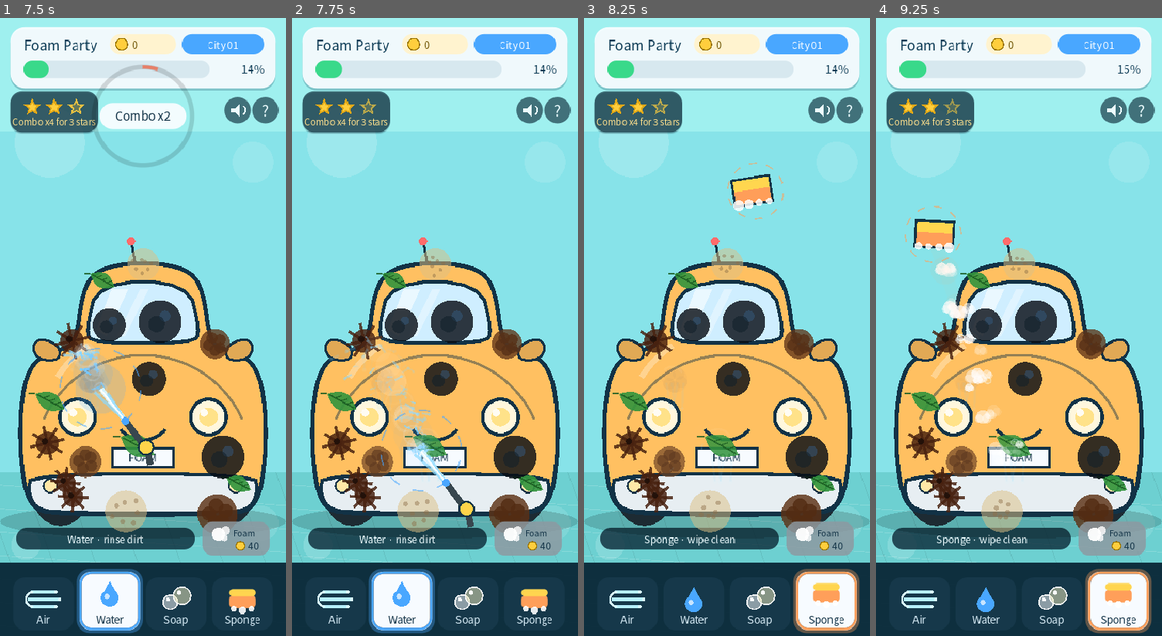
Above: before the commit, frames 1-4 (left to right).
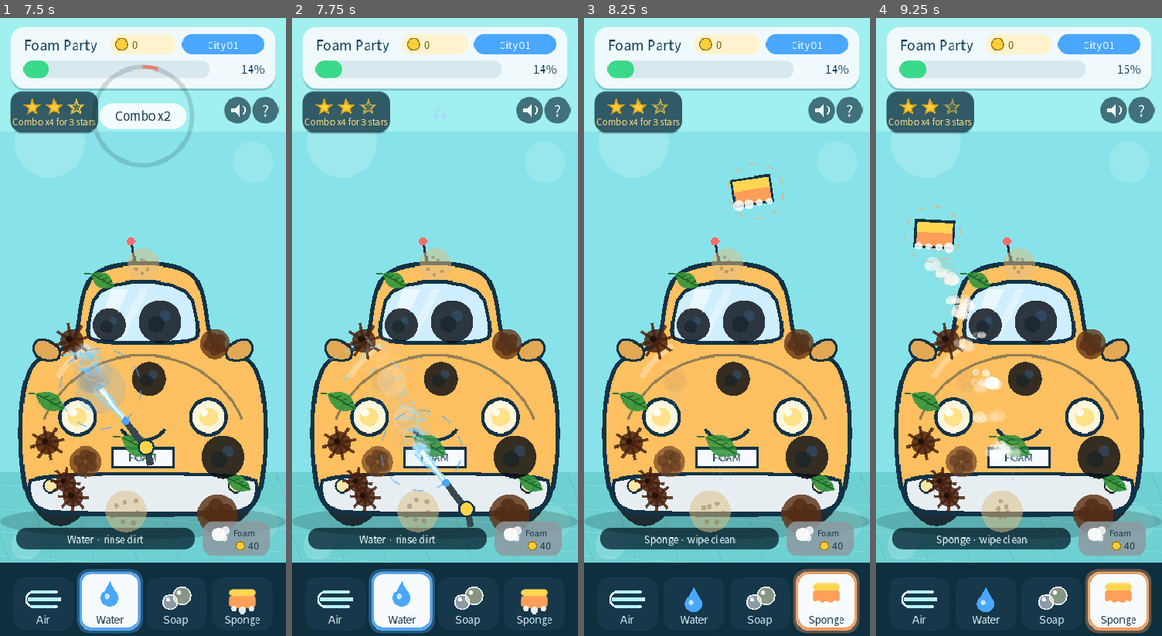
Above: after the commit, the same moments.

Repository: seorilabs/foam-party
Game: Godot game, scene res://scenes/main.tscn
Two runs of this game, one before a commit and one after it. Both use one fixed random seed, a clock stepped at 60 frames per second and the inputs below.
Inputs (mouse positions are in pixels of both pictures, inside the frame that each line leads up to):
- Up to frame 1 (7.5 s): tap Enter at 0.5, 0.6, 5.1 s; move the mouse to (205, 296) at 0.52 s; click (205, 296) at 0.67 s; tap Space at 0.77, 3.77, 6.77 s; drag from (85, 357) to (128, 450) at 1.27 s; move the mouse to (171, 191) at 2.02 s; tap 2 at 2.1, 6.6 s; click (171, 191) at 2.17 s; drag from (128, 450) to (57, 234) at 2.77 s; move the mouse to (228, 419) at 3.52 s; tap 4 at 3.6 s; click (228, 419) at 3.67 s; drag from (57, 234) to (100, 172) at 4.27 s; move the mouse to (157, 327) at 5.02 s; click (157, 327) at 5.17 s; drag from (100, 172) to (85, 357) at 5.77 s; move the mouse to (205, 296) at 6.52 s; click (205, 296) at 6.67 s; drag from (85, 357) to (128, 450) at 7.27 s
- Up to frame 2 (7.75 s): no input
- Up to frame 3 (8.25 s): move the mouse to (755, 191) at 8.02 s; tap 4 at 8.1 s; click (755, 191) at 8.17 s
- Up to frame 4 (9.25 s): drag from (1004, 450) to (933, 234) at 8.77 s

Frame 1 is identical in both runs. In frame 2, 0.3% of the frame differs, in the area x 38-54%, y 14-83%; in frame 3, less than 0.1%; in frame 4, 1.6%, in the area x 16-54%, y 38-82%.

Commit message:
feat: 콤보 타임아웃 시 파란 스파클 버스트 및 피즐 SFX 추가
콤보 배지가 조용히 사라지던 문제를 해결한다. combo_count >= 2 상태에서
타이머가 자연 만료되면 파란 스파클 버스트와 하강 피즐 SFX를 재생한다.
headless 환경에서는 스트림 합성과 AudioStreamPlayer 생성 모두 건너뛴다.

Diff:
--- a/godot/scripts/main.gd
+++ b/godot/scripts/main.gd
@@ -187,6 +187,8 @@
 var completion_stream: AudioStreamWAV
 var removal_stream: AudioStreamWAV
 var removal_sfx_player: AudioStreamPlayer
+var combo_break_stream: AudioStreamWAV
+var combo_break_player: AudioStreamPlayer
 
 
 func _ready() -> void:
@@ -251,6 +253,8 @@
 			combo_timer -= delta
 			if combo_timer <= 0.0:
 				combo_timer = 0.0
+				if combo_count >= 2:
+					_spawn_combo_break_burst()
 				combo_count = 0
 			elif combo_count >= STAR3_COMBO:
 				var urgency := clampf(1.0 - combo_timer / maxf(COMBO_WINDOW, 0.001), 0.0, 1.0)
@@ -327,6 +331,12 @@
 	ui_select_stream = _make_select_stream()
 	completion_stream = _make_completion_stream()
 	removal_stream = _make_removal_stream()
+	if audio_playback_enabled:
+		combo_break_stream = _make_combo_break_stream()
+		combo_break_player = AudioStreamPlayer.new()
+		combo_break_player.stream = combo_break_stream
+		combo_break_player.volume_db = -7.0
+		add_child(combo_break_player)
 
 	bgm_player = AudioStreamPlayer.new()
 	bgm_player.name = "BackgroundMusic"
@@ -530,6 +540,48 @@
 		var chime: float = sin(TAU * 1318.5 * t) * chime_env * 0.10
 		_append_i16_sample(data, pop + fizz + chime)
 	return _make_wav(data)
+
+
+func _make_combo_break_stream() -> AudioStreamWAV:
+	var duration := 0.20
+	var total_samples: int = int(duration * float(AUDIO_MIX_RATE))
+	var data := PackedByteArray()
+	var break_rng := RandomNumberGenerator.new()
+	break_rng.seed = 7713
+	var phase1 := 0.0
+	var phase2 := 0.0
+	for i in range(total_samples):
+		var t: float = float(i) / float(AUDIO_MIX_RATE)
+		var f1 := 740.0 * pow(0.35, t * 3.2)
+		var f2 := 555.0 * pow(0.35, t * 2.8)
+		var env: float = exp(-t * 18.0) * clampf(t / 0.008, 0.0, 1.0)
+		phase1 += TAU * f1 / float(AUDIO_MIX_RATE)
+		phase2 += TAU * f2 / float(AUDIO_MIX_RATE)
+		var noise: float = break_rng.randf_range(-1.0, 1.0) * exp(-t * 40.0) * 0.06
+		var sample: float = (sin(phase1) * 0.30 + sin(phase2) * 0.22 + noise) * env
+		_append_i16_sample(data, sample)
+	return _make_wav(data)
+
+
+func _spawn_combo_break_burst() -> void:
+	var badge_center := Vector2(195.0, maxf(134.0, _hud_top_y() + 112.0))
+	var fizzle_col := Color(0.68, 0.82, 1.0, 0.88)
+	var count: int = rng.randi_range(4, 6)
+	for _i in range(count):
+		var angle: float = rng.randf_range(0.0, TAU)
+		var speed: float = rng.randf_range(40.0, 85.0)
+		var offset := Vector2(rng.randf_range(-7.0, 7.0), rng.randf_range(-5.0, 5.0))
+		particles.append(WashParticle.new(
+			badge_center + offset,
+			Vector2.from_angle(angle) * speed,
+			rng.randf_range(0.28, 0.46),
+			rng.randf_range(4.0, 7.5),
+			fizzle_col,
+			STYLE_SPARKLE
+		))
+	if audio_playback_enabled and is_instance_valid(combo_break_player):
+		combo_break_player.stop()
+		combo_break_player.play()
 
 
 func _make_completion_stream() -> AudioStreamWAV:
